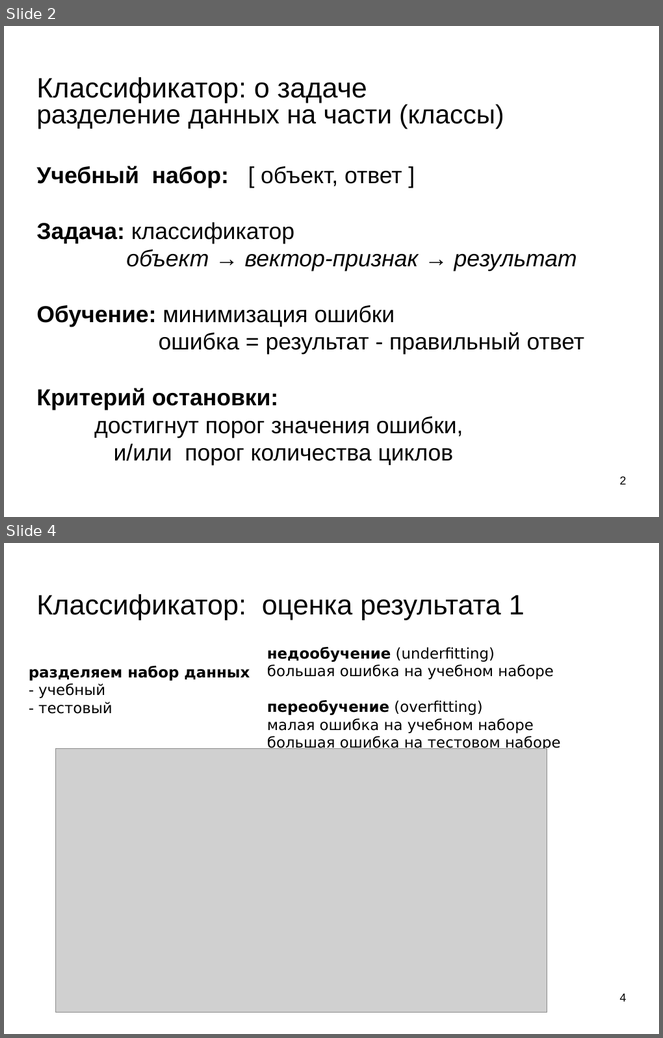
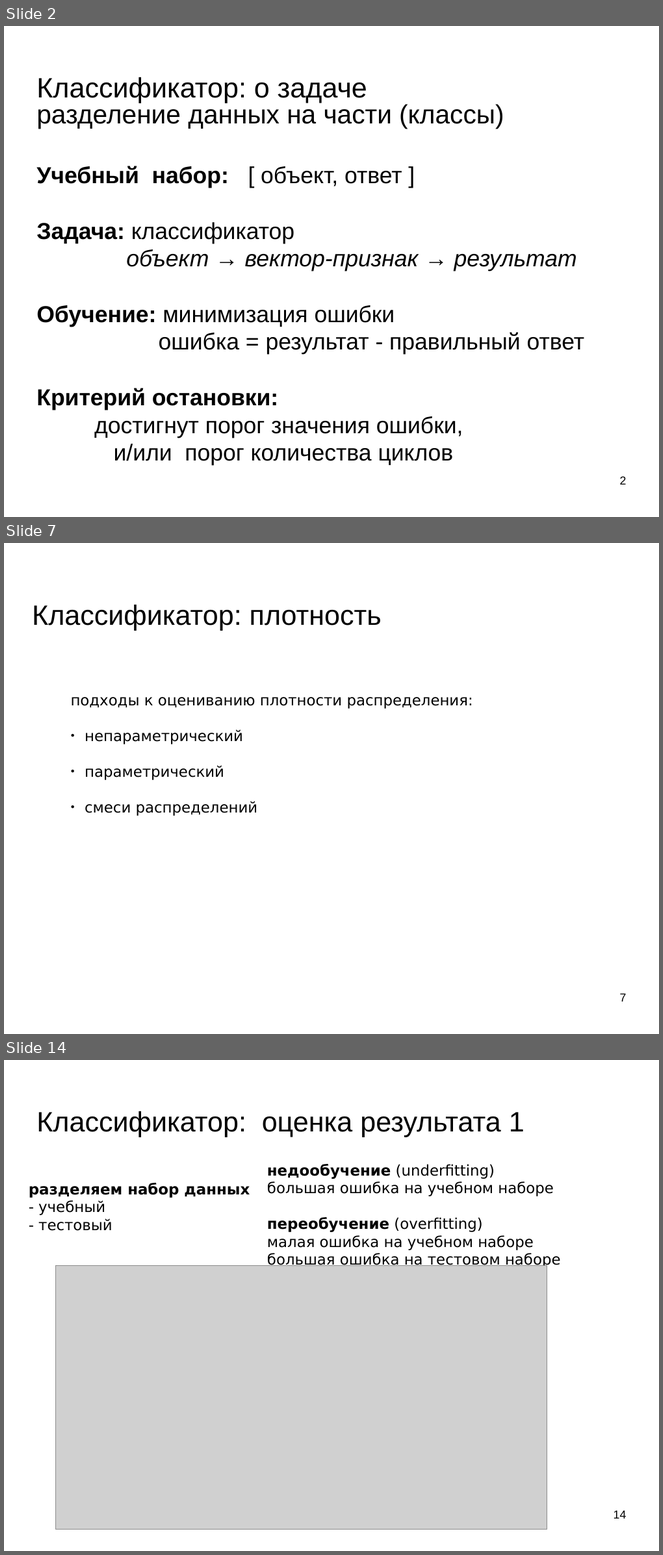
Before and after one commit to mechanoid5/ml_lectorium_legacy, a slide deck: 04-bayes.odp. Shown one above the other, each under a label of ours: slides 2 and 4 before the commit, slides 2, 7 and 14 after it; the slides between them are not shown. The pictures are 663x1038 and 663x1555 pixels, drawn with LibreOffice and Linux fonts; fonts in the diff are those of the drawing; grey boxes stand for pictures; background and template pictures are left out. Boxes give left, top, right and bottom in pixels: in the first picture for what was removed or moved away, otherwise in the second. Text is boxed around its words. In the diff, an @@ line names an element or a change of style, - is before the commit and + after.

```diff
--- a/04-bayes.odp
+++ b/04-bayes.odp
@@ slide 7 added at <box>4,543,659,1034</box>, background picture (left out) @@
@@ title added at <box>32,604,382,631</box>, 33.9 pt, text #000000 @@
+Классификатор: плотность
@@ text added at <box>71,697,473,816</box>, 18 pt, text #000000 @@
+подходы к оцениванию плотности распределения:
+● непараметрический
+● параметрический
+● смеси распределений
@@ page number added at <box>620,993,627,1002</box>, 14 pt, text #000000 @@
+7
@@ what was slide 4 is now slide 14 @@
@@ page number at <box>614,1510,627,1519</box>: text changed @@
-4
+14
```
Also in this commit, not shown: 1 slide changed, 9 other slides added, 2 other files.
